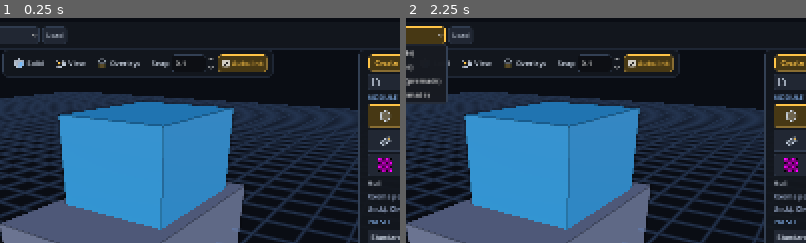
Above: before the commit, frames 1-2 (left to right).
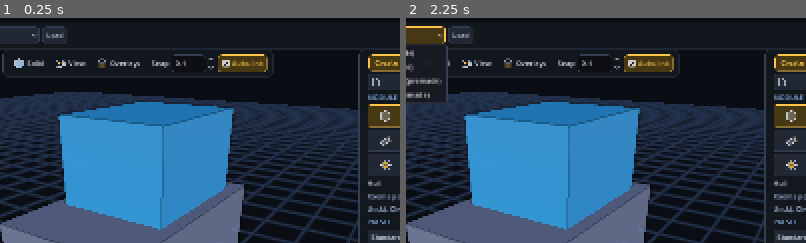
Above: after the commit, the same moments.

Repository: Nalooff/spacegame
Game: Godot game, scene res://scenes/ship_builder.tscn
The game is run twice, just before and just after one commit, with the same random seed, the same clock (stepped at 60 frames per second) and the same inputs. This scene is started directly instead of the project's main scene.
Inputs:
- Up to frame 1 (0.25 s): no input
- Up to frame 2 (2.25 s): click "New" at 0.5 s; click "New" at 1.25 s; click "Brick (premade)" at 2 s
The pictures show only the part of the screen within x 33-83%, y 0-50%; the shares and areas given below are measured in that part.

The runs differ from the first frame. In frame 1, 0.2% of the frame differs, in the area x 94-98%, y 62-69%; in frame 2, 0.2%.

Commit message:
Editor plugin manages ships without launching a scene (ship CLI), engine room icon, docs
Co-Authored-By: Claude Sonnet 5.5 <noreply@anthropic.com>
Claude-Session: https://claude.ai/code/session_01WH3HpKMYeYzyJdyPS9JN5E

Diff:
--- a/scripts/builder/builder_icons.gd
+++ b/scripts/builder/builder_icons.gd
@@ -85,6 +85,7 @@
 	"type_commander": '<path d="M12 3l2.6 5.6 6 .8-4.4 4.2 1.1 6-5.3-2.9-5.3 2.9 1.1-6L3.4 9.4l6-.8z" fill="$A" fill-opacity=".35" stroke="$A" stroke-width="1.5" stroke-linejoin="round"/>',
 	"type_radar": '<path d="M4 17a9 9 0 0 1 16 0z" fill="$I" fill-opacity=".25" stroke="$I" stroke-width="1.6" stroke-line …(210 unchanged characters)…
 	"type_antenna": '<path d="M12 21V8" stroke="$I" stroke-width="2" stroke-linecap="round"/><circle cx="12" cy="7" r="2" fill="$A"/><path d="M7 5a7 7 0 0 0 0 4M17 5a7 7 0 0 1 0 4M4 3a11 11 0 0 0 0 8M20 3a11 11 0 0 1 0 8" fill="none" stroke="$A" stroke-width="1.4" stroke-linecap="round"/>',
+	"type_engine_room": '<circle cx="12" cy="12" r="4" fill="$A" fill-opacity=".35" stroke="$A" stroke-width="1.6"/><path d="M12 3v3M12 18v3M3 12h3M18 12h3M5.6 5.6l2.1 2.1M16.3 16.3l2.1 2.1M18.4 5.6l-2.1 2.1M7.7 16.3l-2.1 2.1" stroke="$I" stroke-width="2" stroke-linecap="round"/>',
 	# ---- primitive shapes
 	"shape_box": '<path d="M12 3l8 4v10l-8 4-8-4V7z" fill="$I" fill-opacity=".2" stroke="$I" stroke-width="1.5" stroke-linejoin="round"/><path d="M4 7l8 4 8-4M12 11v10" fill="none" stroke="$I" stroke-width="1.3"/>',
 	"shape_wedge": '<path d="M3 19h18L7 7z" fill="$I" fill-opacity=".2" stroke="$I" stroke-width="1.5" stroke-linejoin="round"/><path d="M7 7v12" stroke="$I" stroke-width="1.3"/>',
--- a/scripts/builder/ship_builder.gd
+++ b/scripts/builder/ship_builder.gd
@@ -1829,12 +1829,7 @@
 ## `template`: "starter" = hull + bridge + engine (can be saved at once), "blank" = nothing (add the modules yourself).
 func new_ship(template: String = "starter") -> void:
 	checkpoint()
-	design = ShipDesign.new()
-	design.ship_name = "My Ship"
-	if template == "starter":
-		design.add_module(ModuleCatalog.HULL, "box", Vector3.ZERO, Vector3(1.5, 1.0, 2.5))
-		design.add_module(ModuleCatalog.COMMANDER, "box", Vector3(0, 1.9, -0.5), Vector3(1.2, 0.95, 1.5))
-		design.add_module(ModuleCatalog.THRUSTER, "cylinder", Vector3(0, 0, 3.4), Vector3(0.7, 0.9, 0.7), 12, "", axis_basis(1))   # round face looks along the exhaust (Z)
+	design = ShipDesign.starter() if template == "starter" else ShipDesign.new()
 	hidden_modules.clear()
 	clear_selection()
 	on_design_changed()
--- a/scripts/data/ship_design.gd
+++ b/scripts/data/ship_design.gd
@@ -1231,6 +1231,16 @@
 	return out
 
 
+## The small ship a NEW design starts as (hull, bridge, one engine). Used by the builder and by the editor plugin.
+static func starter(p_name: String = "My Ship") -> ShipDesign:
+	var d := ShipDesign.new()
+	d.ship_name = p_name
+	d.add_module(ModuleCatalog.HULL, "box", Vector3.ZERO, Vector3(1.5, 1.0, 2.5))
+	d.add_module(ModuleCatalog.COMMANDER, "box", Vector3(0, 1.9, -0.5), Vector3(1.2, 0.95, 1.5))
+	d.add_module(ModuleCatalog.THRUSTER, "cylinder", Vector3(0, 0, 3.4), Vector3(0.7, 0.9, 0.7), 12, "", Basis(Vector3.RIGHT, PI * 0.5))
+	return d
+
+
 static func from_json(text: String) -> ShipDesign:
 	var parsed: Variant = JSON.parse_string(text)
 	if typeof(parsed) != TYPE_DICTIONARY:
--- /dev/null
+++ b/tools/ship_cli.gd
@@ -0,0 +1,109 @@
+extends Node
+## SHIP COMMAND LINE: create, copy, inspect and check ships WITHOUT starting the game or the builder. The editor plugin
+## (addons/vertex_ships) runs it in a background Godot, so you manage ships from the editor without any scene starting.
+##   godot --headless --path . res://tools/ship_cli.tscn -- list
+##   ... -- new "My Ship"            a starter ship (hull + bridge + engine) in res://ships/
+##   ... -- copy "Dart" "Dart 2"     a copy under a new name
+##   ... -- info "Dart"              modules, mass, seats, thrust, problems
+##   ... -- validate ["Dart"]        every ship (or one) must be valid
+##   ... -- delete "Dart 2"
+## Prints plain lines; the last line is "OK" or "ERROR: reason". Exit code 0 / 1.
+const DIR := "res://ships/"
+
+
+func _ready() -> void:
+	var a := OS.get_cmdline_user_args()
+	var msg := _run(a)
+	print(msg)
+	get_tree().quit(0 if not msg.contains("ERROR:") else 1)
+
+
+func _file_of(ship: String) -> String:
+	for ext in [".json", ".ship"]:
+		if FileAccess.file_exists(DIR + ship + ext):
+			return DIR + ship + ext
+	return ""
+
+
+func _run(a: PackedStringArray) -> String:
+	if a.is_empty():
+		return "ERROR: no command (list, new, copy, info, validate, delete)"
+	match a[0]:
+		"list":
+			var out: Array[String] = []
+			for f in DirAccess.get_files_at(DIR):
+				if f.ends_with(".json") or f.ends_with(".ship"):
+					out.append(f.get_basename())
+			out.sort()
+			return "\n".join(out) + "\nOK"
+		"new":
+			if a.size() < 2 or a[1].strip_edges() == "":
+				return "ERROR: give the ship a name"
+			var name_ := a[1].strip_edges().validate_filename()
+			if _file_of(name_) != "":
+				return "ERROR: a ship called '%s' already exists" % name_
+			var d := ShipDesign.starter(name_)
+			var errs := d.validate()
+			if not errs.is_empty():
+				return "ERROR: the starter ship is invalid: " + errs[0]
+			if d.save_premade() != OK:
+				return "ERROR: could not write into res://ships/"
+			return "Created '%s' (%d modules).\nOK" % [name_, d.modules.size()]
+		"copy":
+			if a.size() < 3:
+				return "ERROR: copy <from> <to>"
+			var src := _file_of(a[1])
+			if src == "":
+				return "ERROR: no ship called '%s'" % a[1]
+			var to := a[2].strip_edges().validate_filename()
+			if to == "" or _file_of(to) != "":
+				return "ERROR: '%s' is empty or already exists" % to
+			var d2 := ShipDesign.load_file(src)
+			if d2 == null:
+				return "ERROR: cannot read '%s'" % a[1]
+			d2.ship_name = to
+			if d2.save_premade() != OK:
+				return "ERROR: could not write into res://ships/"
+			return "Copied '%s' to '%s'.\nOK" % [a[1], to]
+		"info":
+			if a.size() < 2 or _file_of(a[1]) == "":
+				return "ERROR: no such ship"
+			var d3 := ShipDesign.load_file(_file_of(a[1]))
+			if d3 == null:
+				return "ERROR: cannot read it"
+			var props := d3.compute_props()
+			var types := {}
+			for m in d3.modules:
+				types[m["type"]] = int(types.get(m["type"], 0)) + 1
+			var errs3 := d3.validate()
+			return "%s: %d modules %s\nmass %.0f kg, %d seats, %d thrusters, %d turrets\n%s\nOK" % [
+				d3.ship_name, d3.modules.size(), str(types), float(props["mass"]), d3.crew_capacity(),
+				(props["thrusters"] as Array).size(), (props["turrets"] as Array).size(),
+				"valid" if errs3.is_empty() else "problems: " + "; ".join(errs3)]
+		"validate":
+			var names: Array[String] = []
+			if a.size() > 1:
+				names.append(a[1])
+			else:
+				for f in DirAccess.get_files_at(DIR):
+					if f.ends_with(".json") or f.ends_with(".ship"):
+						names.append(f.get_basename())
+			var bad: Array[String] = []
+			for n in names:
+				var f2 := _file_of(n)
+				var d4 := ShipDesign.load_file(f2) if f2 != "" else null
+				if d4 == null:
+					bad.append("%s: cannot be read" % n)
+					continue
+				var e := d4.validate()
+				if not e.is_empty():
+					bad.append("%s: %s%s" % [n, e[0], " (+%d more)" % (e.size() - 1) if e.size() > 1 else ""])
+			if bad.is_empty():
+				return "All %d ships are valid.\nOK" % names.size()
+			return "\n".join(bad) + "\nERROR: %d invalid" % bad.size()
+		"delete":
+			if a.size() < 2 or _file_of(a[1]) == "":
+				return "ERROR: no such ship"
+			DirAccess.remove_absolute(_file_of(a[1]))
+			return "Deleted '%s'.\nOK" % a[1]
+	return "ERROR: unknown command '%s'" % a[0]
--- /dev/null
+++ b/tools/ship_cli.tscn
@@ -0,0 +1,6 @@
+[gd_scene load_steps=2 format=3]
+
+[ext_resource type="Script" path="res://tools/ship_cli.gd" id="1"]
+
+[node name="ShipCli" type="Node"]
+script = ExtResource("1")
Not shown, changed: addons/vertex_ships/plugin.gd
Not shown, added: tools/ship_cli.gd.uid
Not shown, changed: README.md
Not shown, changed: docs/ARCHITECTURE_V3.md
Not shown, changed: docs/MODULE_CREATION.md
Not shown, added: tests/run_cli_test.sh
